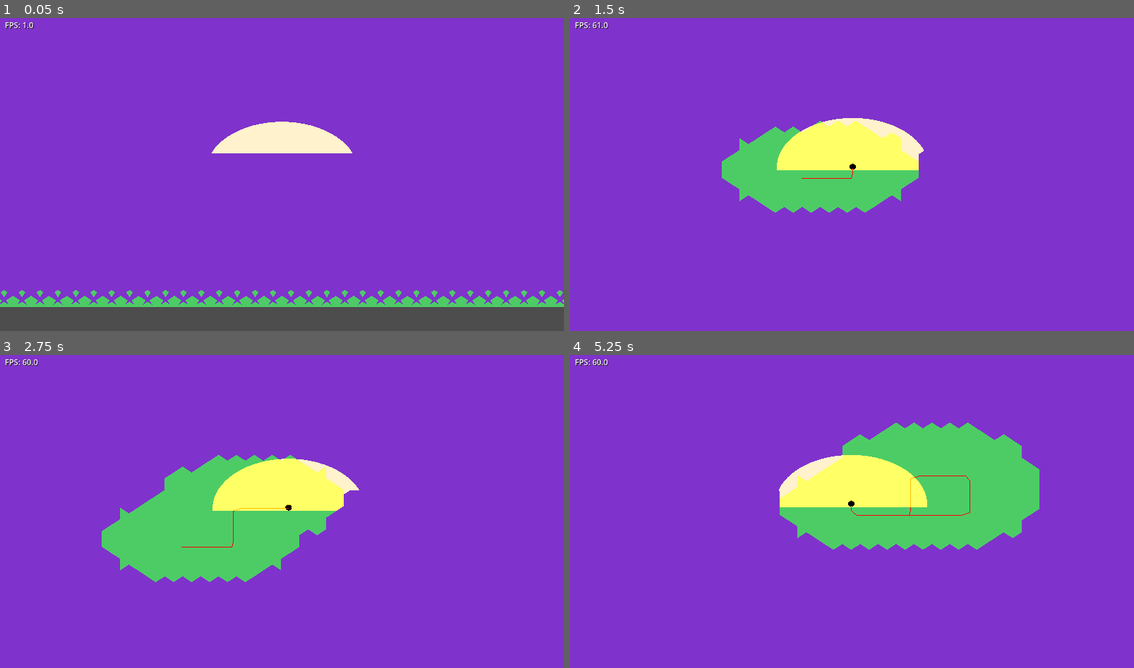
Above: before the commit, frames 1-4 (two rows, left to right).
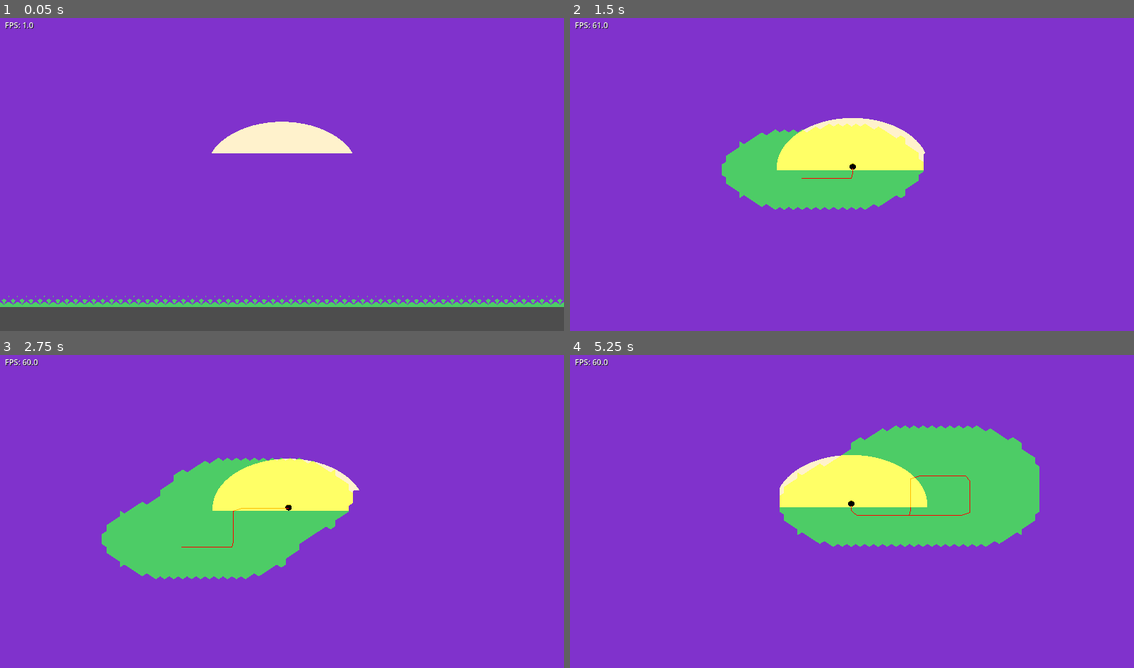
Above: after the commit, the same moments.

Repository: emersonh16/dastardlyfuck
Game: Godot game, scene res://scenes/test/test_miasma.tscn
The game is run twice, just before and just after one commit, with the same random seed, the same clock (stepped at 60 frames per second) and the same inputs.
Inputs:
- Up to frame 1 (0.05 s): no input
- Up to frame 2 (1.5 s): tap Enter at 0.5 s; hold Right (ui_right) 0.53-1.28 s; hold Down (ui_down) from 1.28 s (still down)
- Up to frame 3 (2.75 s): release Down (ui_down) at 2.03 s; hold Right (ui_right) from 2.03 s (still down)
- Up to frame 4 (5.25 s): release Right (ui_right) at 2.78 s; hold Up (ui_up) 2.78-3.53 s; hold Left (ui_left) 3.53-5.03 s; hold Down (ui_down) from 5.03 s (still down)

The runs differ from the first frame. In frame 1, 1.7% of the frame differs, in the area x 0-100%, y 86-92%; in frame 2, 0.7%; in frame 3, 1.1%; in frame 4, 1.0%.

Commit message:
small miasma

Diff:
--- a/scripts/managers/miasma_manager.gd
+++ b/scripts/managers/miasma_manager.gd
@@ -5,8 +5,8 @@
 
 # Constants
 # For isometric squares: make X and Z equal so blocks appear square in isometric view
-const MIASMA_TILE_SIZE_X = 8.0
-const MIASMA_TILE_SIZE_Z = 8.0  # Changed from 4.0 to 8.0 for square appearance
+const MIASMA_TILE_SIZE_X = 4.0  # Smaller blocks for more granular fog
+const MIASMA_TILE_SIZE_Z = 4.0  # Smaller blocks for more granular fog
 const MIASMA_BLOCK_HEIGHT = 16.0
 
 # Block storage: Dictionary of Vector3i -> bool (present/absent)
--- a/scripts/renderers/miasma_renderer.gd
+++ b/scripts/renderers/miasma_renderer.gd
@@ -3,8 +3,8 @@
 # MiasmaRenderer - Renders miasma blocks using MultiMeshInstance3D
 
 # Constants (fallback if autoload not ready)
-const MIASMA_TILE_SIZE_X = 8.0
-const MIASMA_TILE_SIZE_Z = 8.0  # Changed to 8.0 for square appearance
+const MIASMA_TILE_SIZE_X = 4.0  # Smaller blocks for more granular fog
+const MIASMA_TILE_SIZE_Z = 4.0  # Smaller blocks for more granular fog
 const MIASMA_BLOCK_HEIGHT = 16.0
 
 var miasma_manager: Node
